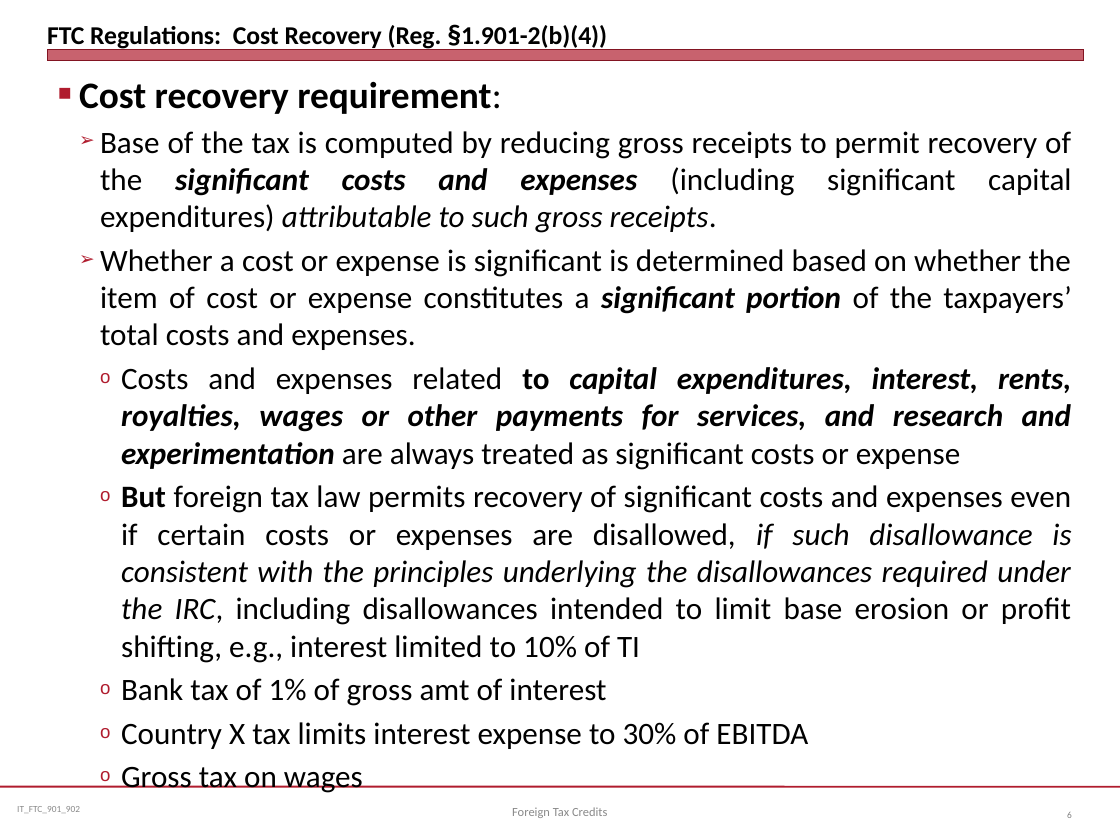
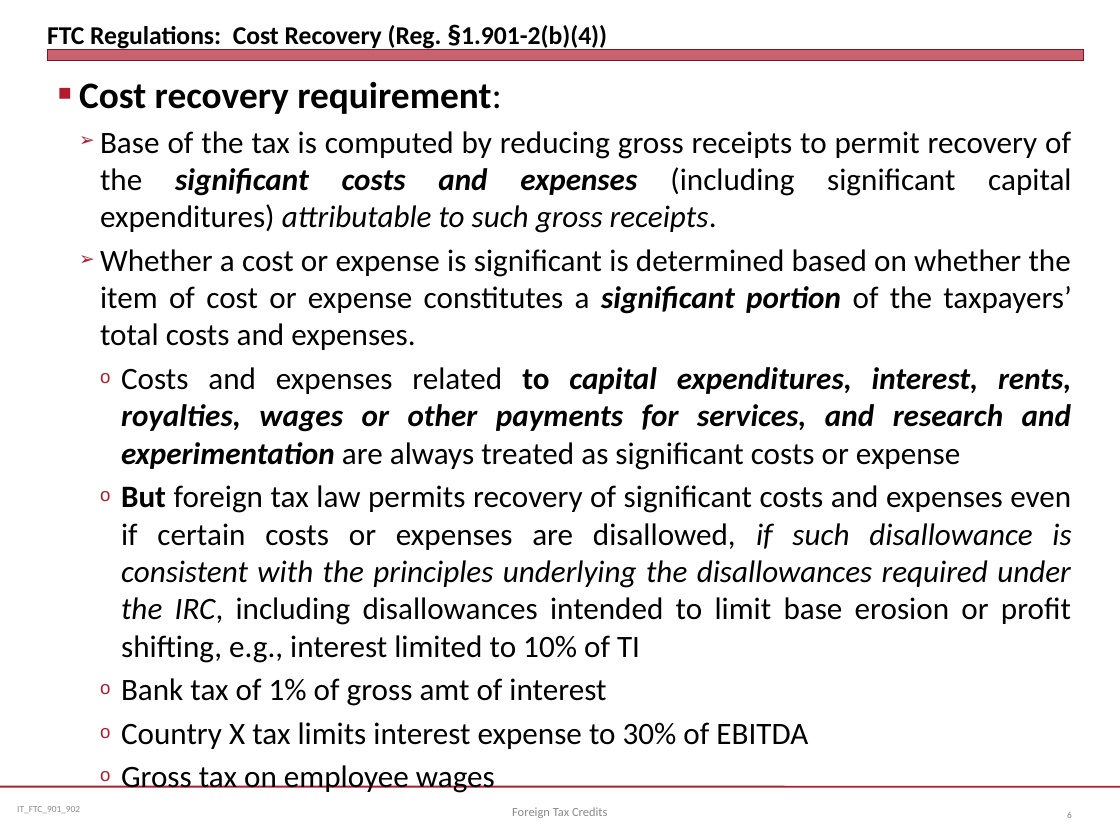
Before and after one commit to jmc877/International-Tax, a slide deck: slide 6 of slides/IT_FTC_901_22.pptx. Drawn at 1120x840 pixels with LibreOffice and Linux fonts; fonts in the diff are those of the drawing. Boxes give left, top, right and bottom in pixels: in the first picture for what was removed or moved away, otherwise in the second. Text is boxed around its words. In the diff, an @@ line names an element or a change of style, - is before the commit and + after.

```diff
--- a/slides/IT_FTC_901_22.pptx
+++ b/slides/IT_FTC_901_22.pptx
@@ text at <box>121,765,495,793</box>: text changed @@
-    o Gross tax on wages
+    o Gross tax on employee wages
```
Also in this commit, not shown: 3 other slides changed, 3 other files.
